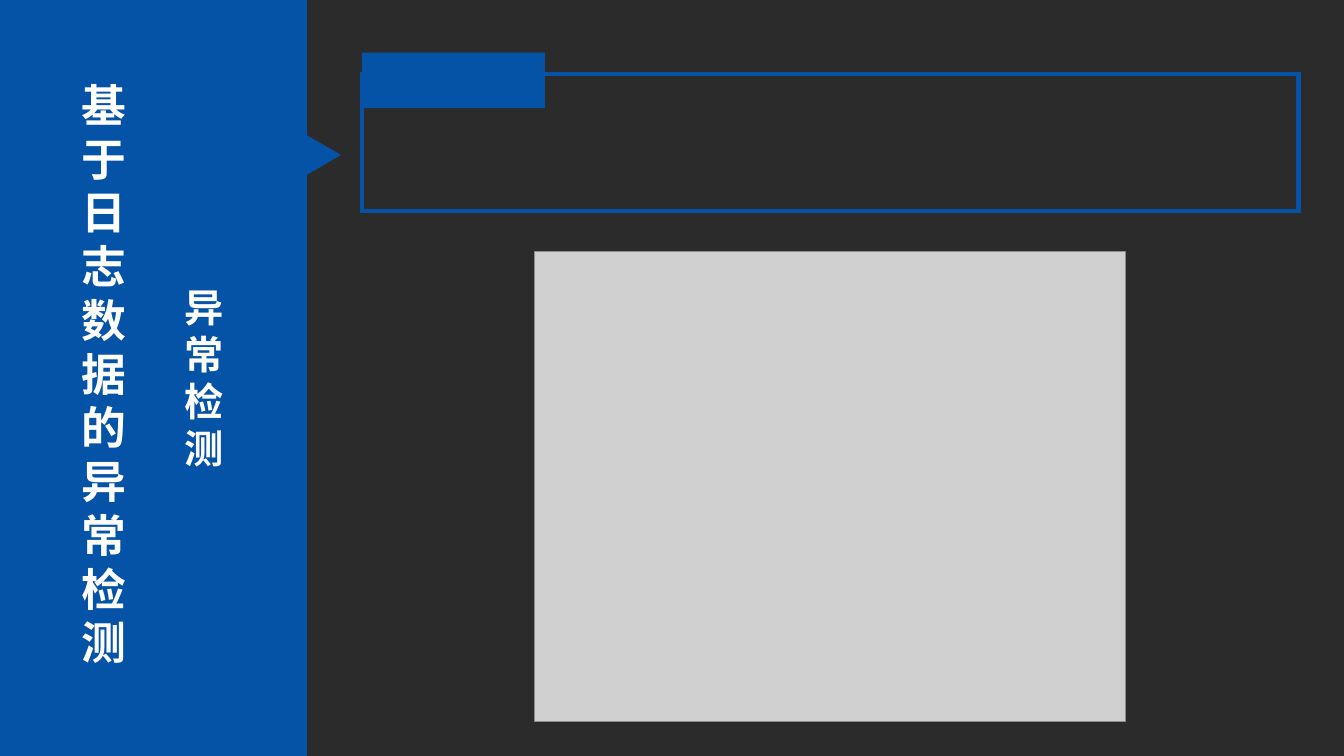
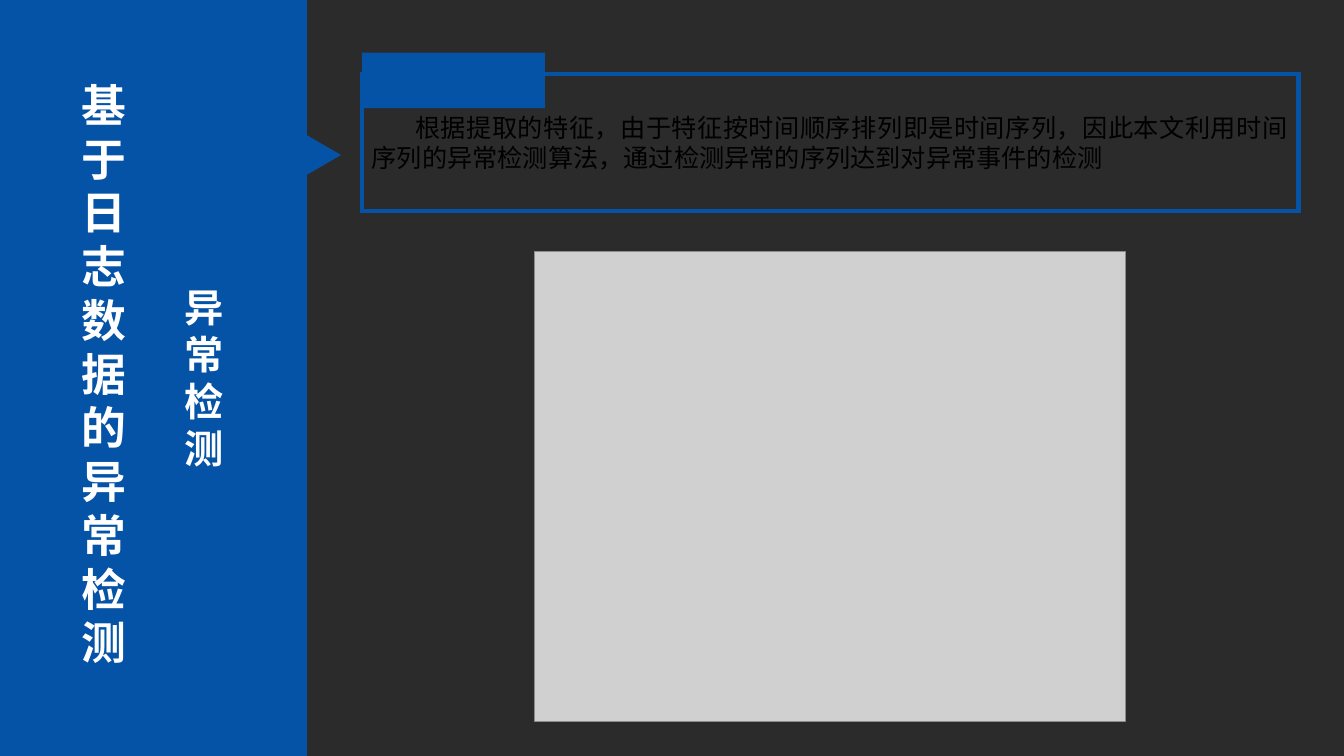
Before and after one commit to huowj/bishe, a slide deck: slide 10 of dabian/毕设.pptx. Drawn at 1344x756 pixels with LibreOffice and Linux fonts; fonts in the diff are those of the drawing; grey boxes stand for pictures; background and template pictures are left out; a plain dark background stands for a picture behind light text. Boxes give left, top, right and bottom in pixels: in the first picture for what was removed or moved away, otherwise in the second. Text is boxed around its words. In the diff, an @@ line names an element or a change of style, - is before the commit and + after.

```diff
--- a/dabian/毕设.pptx
+++ b/dabian/毕设.pptx
@@ text in rectangle at box(372, 116, 1287, 169): text added @@
+根据提取的特征，由于特征按时间顺序排列即是时间序列，因此本文利用时间序列的异常检测算法，通过检测异常的序列达到对异常事件的检测
```
Also in this commit, not shown: 11 other slides changed, 13 slides added, 1 other file.
